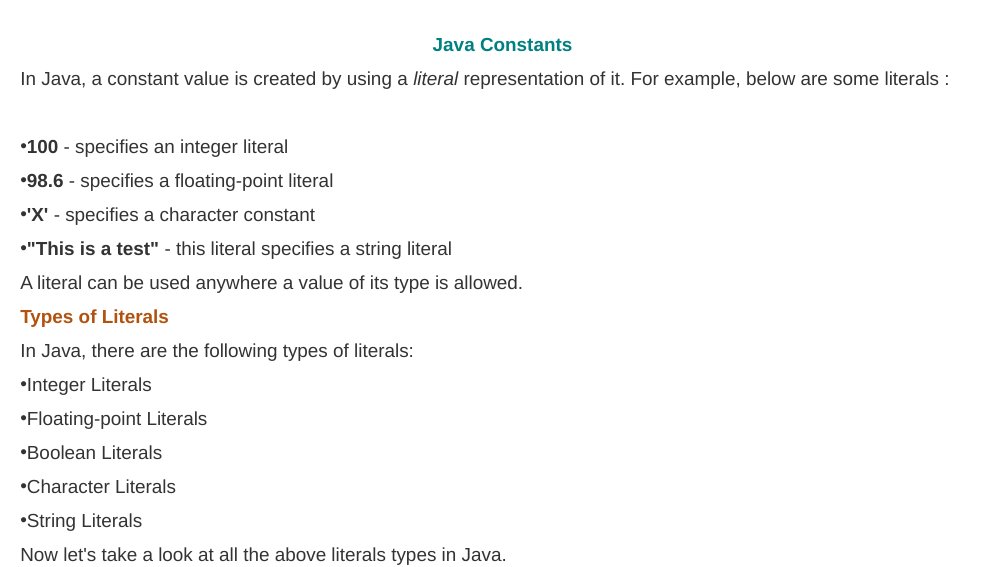
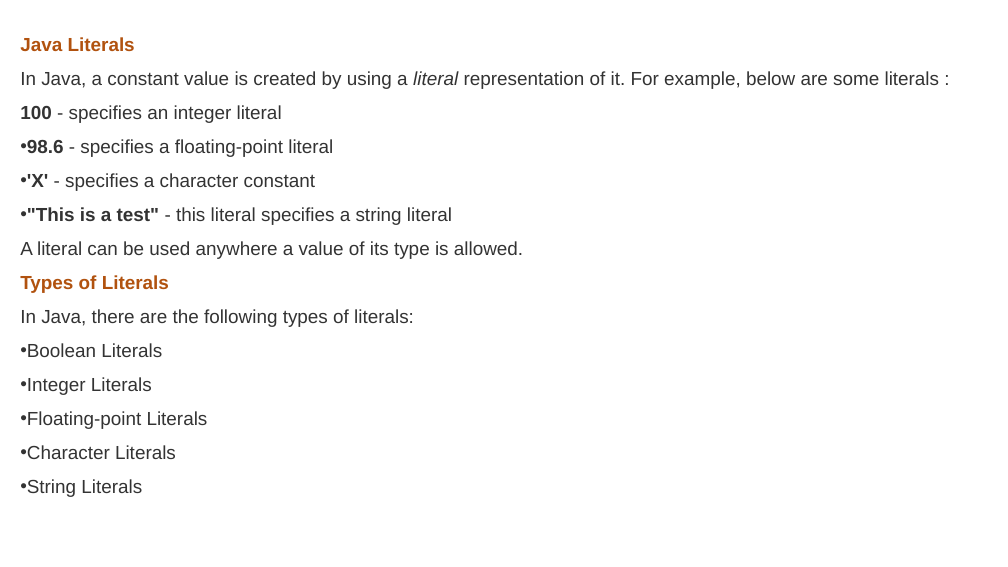
Before and after one commit to 220601650cdac/Concepts-of-Programming, a slide deck: slide 32 of Java.pptx (slide 21 before the commit). Drawn at 1008x567 pixels with LibreOffice and Linux fonts; fonts in the diff are those of the drawing. Boxes give left, top, right and bottom in pixels: in the first picture for what was removed or moved away, otherwise in the second. Text is boxed around its words. In the diff, an @@ line names an element or a change of style, - is before the commit and + after.

```diff
--- a/Java.pptx
+++ b/Java.pptx
@@ text at [20,37,940,123]: text changed @@
-Java Constants
-In Java, a constant value is created by using a literal representation of it. For example, below are some literals :
-• 100 - specifies an integer literal
+Java Literals
+In Java, a constant value is created by using a literal representation of it. For example, below are some literals :
+100 - specifies an integer literal
@@ text at [20,343,162,357]: paragraph added @@
+• Boolean Literals
@@ text at [20,445,162,459]: paragraph removed @@
-• Boolean Literals
@@ text at [20,547,507,565]: paragraph removed @@
-Now let's take a look at all the above literals types in Java.
```
Also in this commit, not shown: 11 other slides changed, 28 slides added, 1 other file.
